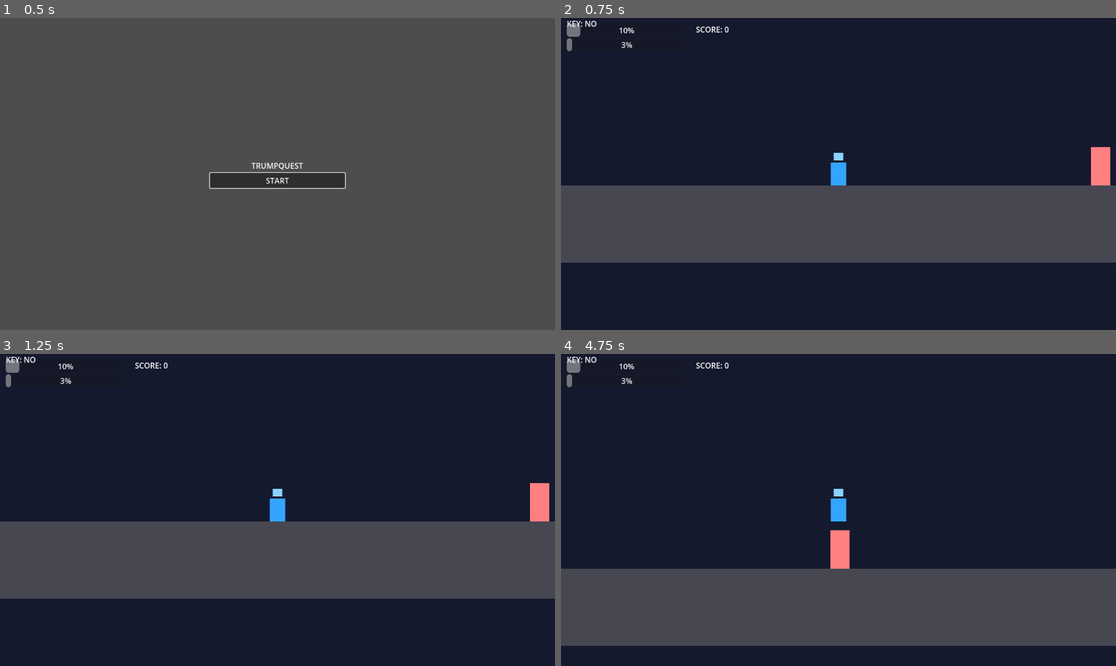
Above: before the commit, frames 1-4 (two rows, left to right).
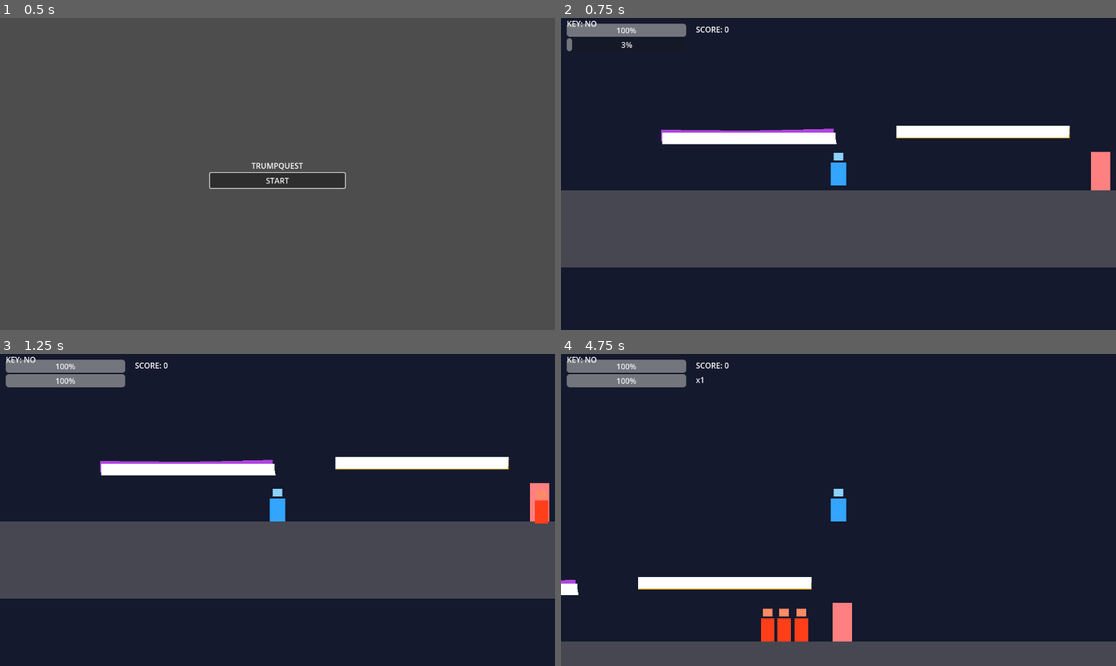
Above: after the commit, the same moments.

Repository: Stephenhalving/Game-AI-Test
Game: Godot game, scene res://scenes/Menu.tscn
Two runs of this game, one before a commit and one after it. Both use one fixed random seed, a clock stepped at 60 frames per second and the inputs below.
Inputs:
- Up to frame 1 (0.5 s): no input
- Up to frame 2 (0.75 s): click "START" at 0.5 s
- Up to frame 3 (1.25 s): no input
- Up to frame 4 (4.75 s): tap Enter (ui_accept) at 1.25 s; hold D (move_right) 1.28-2.78 s; tap J (attack) at 1.35, 2.85, 4.35 s; tap Space (jump) at 1.52, 2.27, 3.77, 4.52 s; tap K (heavy) at 2.1, 3.6 s; hold A (move_left) 2.78-3.53 s; hold D (move_right) from 3.53 s (still down)

Frame 1 is identical in both runs. In frame 2, 6.7% of the frame differs, in the area x 0-100%, y 1-80%; in frame 3, 4.7%; in frame 4, 32%, in the area x 0-100%, y 1-100%.
Error before the commit: Parse Error: Invalid character "“" (U+201C). (res://scripts/Main.gd:589)

Commit message:
fix: replace smart/curly quotes with ASCII quotes in GDScript files
U+201C/201D characters in print() strings caused GDScript parse errors.

Co-Authored-By: Claude Sonnet 4.6 <noreply@anthropic.com>

Diff:
--- a/scripts/Main.gd
+++ b/scripts/Main.gd
@@ -586,7 +586,7 @@
 
     if arena_cycle < 3:
         if not is_headless:
-            print(“🚪 STAGE “, arena_cycle, “ -> STAGE “, arena_cycle + 1)
+            print("🚪 STAGE ", arena_cycle, " -> STAGE ", arena_cycle + 1)
 
         arena_cycle += 1  # incrementar aquí, no en _finish_arena
         arena_active = false
@@ -606,7 +606,7 @@
         enemies.clear()
 
         await get_tree().process_frame
-        call_deferred(“_start_arena”)
+        call_deferred("_start_arena")
         return
 
     # arena_cycle >= 3 → todos los stages completos → siguiente nivel
@@ -614,13 +614,13 @@
         return
 
     add_score(250)
-    print(“✅ NIVEL COMPLETO +250”)
+    print("✅ NIVEL COMPLETO +250")
     await get_tree().create_timer(0.6).timeout
 
-    var lm := get_node_or_null(“/root/LevelManagerAuto”)
+    var lm := get_node_or_null("/root/LevelManagerAuto")
     if lm:
-        lm.set(“last_score”, score)
-        lm.call_deferred(“next_level”)
+        lm.set("last_score", score)
+        lm.call_deferred("next_level")
     else:
         get_tree().reload_current_scene()
 
--- a/scripts/Player.gd
+++ b/scripts/Player.gd
@@ -29,7 +29,7 @@
 @export var friction := 1400.0
 @export var max_fall := 900.0
 
-# salto “pro”: coyote + buffer
+# salto "pro": coyote + buffer
 @export var coyote_time := 0.10
 @export var jump_buffer := 0.10
 var coyote := 0.0
